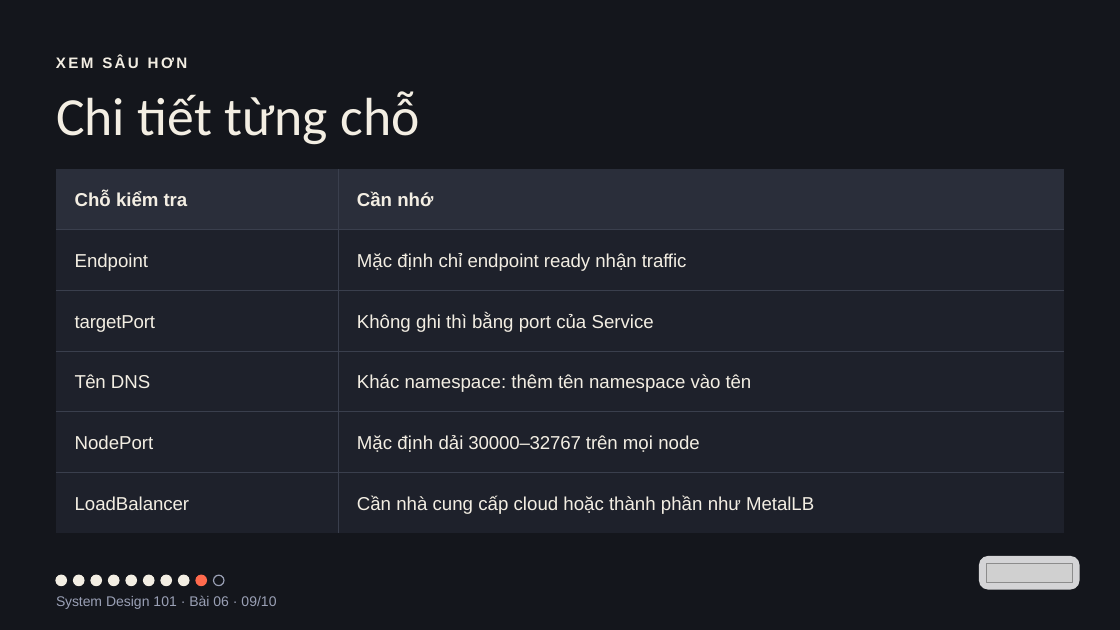
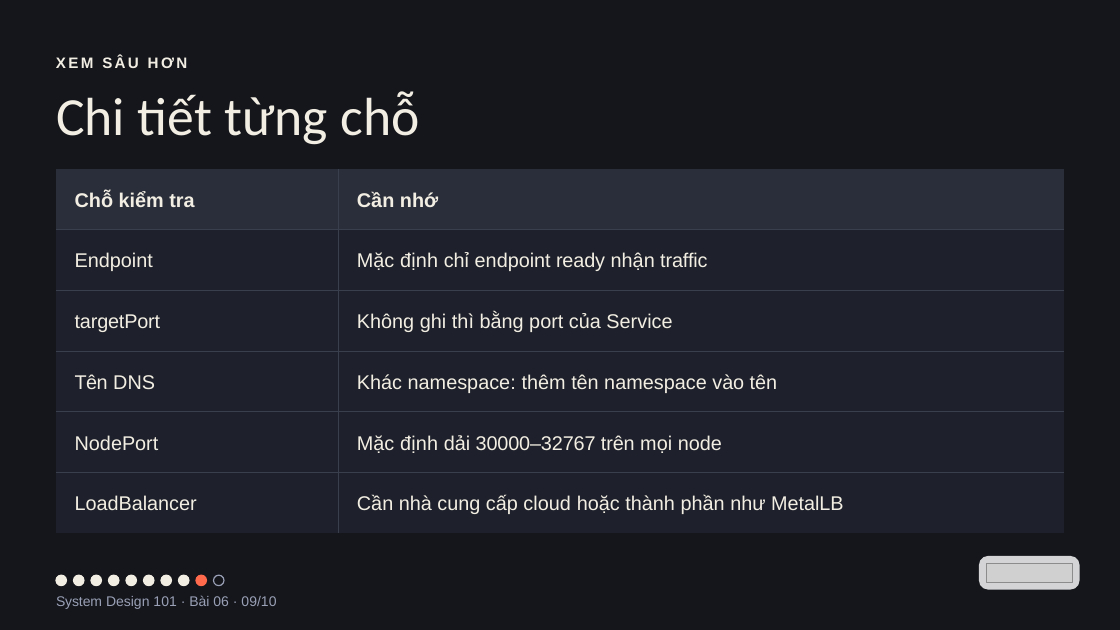
Before and after one commit to vohoailinh90/tool-marketing-studio, a slide deck: slide 9 of system-design-101/vi/lessons/sd-13-006/slides/sd-13-006.pptx. Drawn at 1120x630 pixels with LibreOffice and Linux fonts; fonts in the diff are those of the drawing; grey boxes stand for pictures. Boxes give left, top, right and bottom in pixels: in the first picture for what was removed or moved away, otherwise in the second. Text is boxed around its words. In the diff, an @@ line names an element or a change of style, - is before the commit and + after.

```diff
--- a/system-design-101/vi/lessons/sd-13-006/slides/sd-13-006.pptx
+++ b/system-design-101/vi/lessons/sd-13-006/slides/sd-13-006.pptx
@@ table at (x1=56, y1=169, x2=1064, y2=518) @@
@@ size 24 to 25.5 pt @@
@@ letter spacing -0.1 to 0 pt in "Chỗ" @@
@@ letter spacing -0.2 to -0.3 pt in "targetPort" @@
@@ letter spacing -0.7 to -0.8 pt in "Tên" @@
@@ line spacing 28.8pt to 30.6pt @@
```
Also in this commit, not shown: 1 other file.
